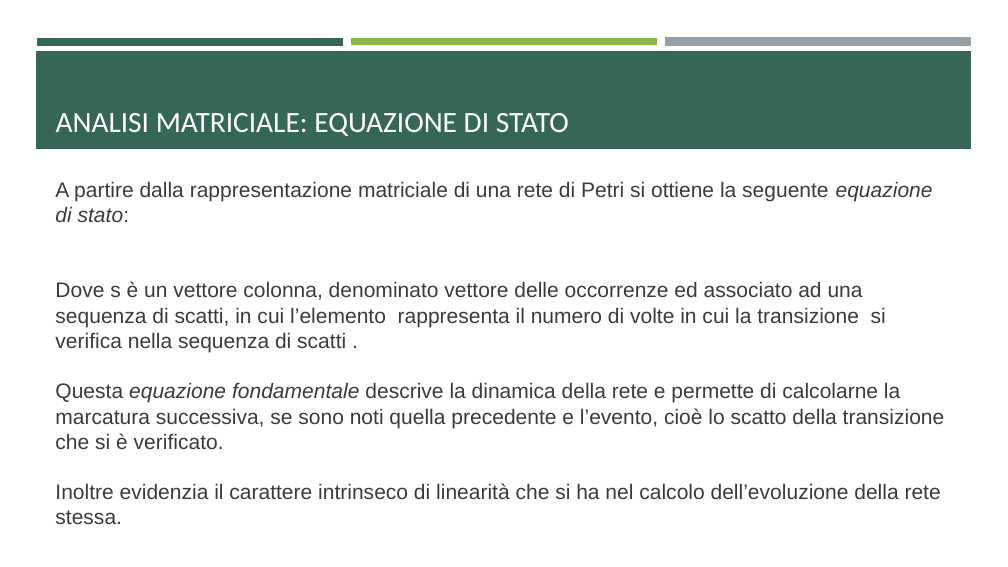
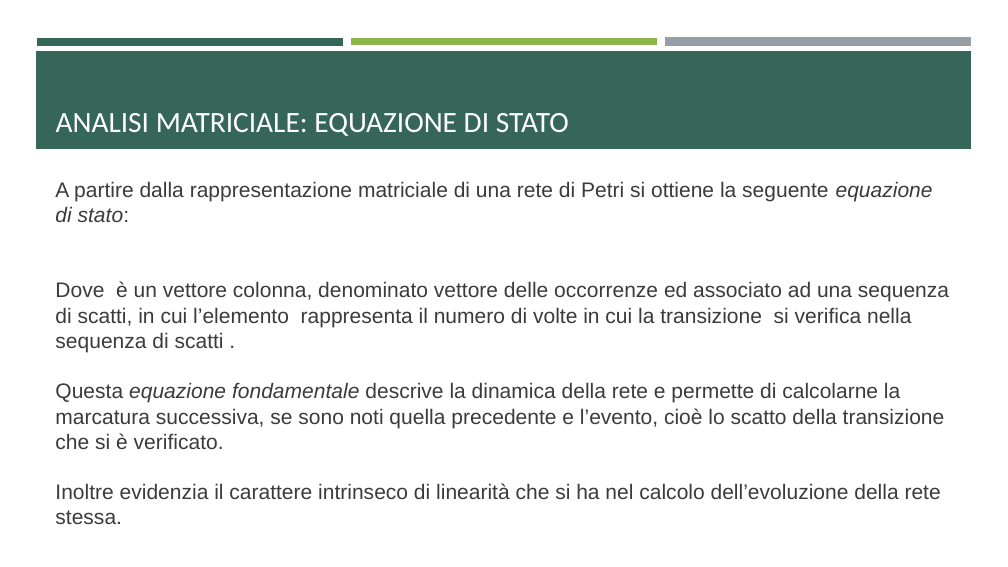
Before and after one commit to ivochan/RecirculatingPalletWarehouse, a slide deck: slide 24 of PresentazioneRetiPetriProgetto.odp. Drawn at 1008x567 pixels with LibreOffice and Linux fonts; fonts in the diff are those of the drawing. Boxes give left, top, right and bottom in pixels: in the first picture for what was removed or moved away, otherwise in the second. Text is boxed around its words. In the diff, an @@ line names an element or a change of style, - is before the commit and + after.

```diff
--- a/PresentazioneRetiPetriProgetto.odp
+++ b/PresentazioneRetiPetriProgetto.odp
@@ text at box(55, 281, 949, 352): text changed @@
-Dove s è un vettore colonna, denominato vettore delle occorrenze ed associato ad una sequenza di scatti, in cui l’elemento rappresenta il numero di volte in cui la transizione si verifica nella sequenza di scatti .
+Dove è un vettore colonna, denominato vettore delle occorrenze ed associato ad una sequenza di scatti, in cui l’elemento rappresenta il numero di volte in cui la transizione si verifica nella sequenza di scatti .
```
Also in this commit, not shown: 20 other slides changed, 2 other files.
